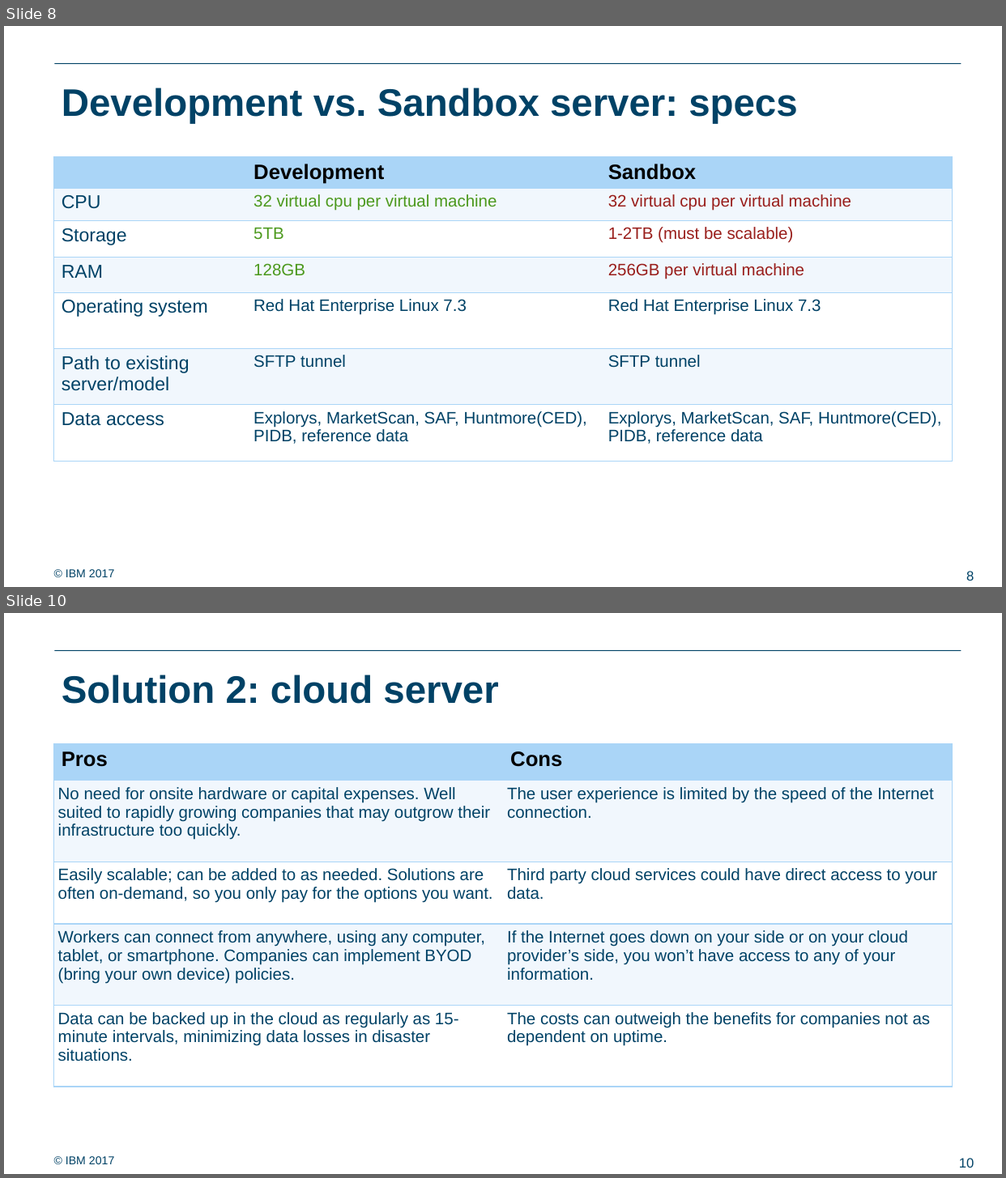
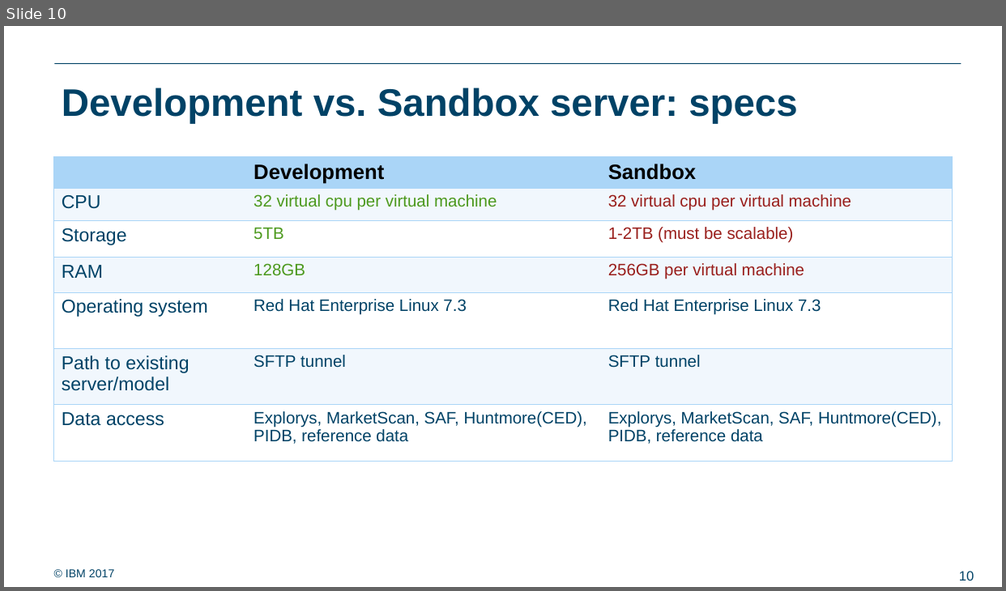
Before and after one commit to ralf0615/Analytics_project_backlog, a slide deck: Analytics_server_setup_v3.pptx. Shown one above the other, each under a label of ours: slides 8 and 10 before the commit, slide 10 after it; the slides between them are not shown. The pictures are 1006x1178 and 1006x591 pixels, drawn with LibreOffice and Linux fonts; fonts in the diff are those of the drawing; background and template pictures are left out. Boxes give left, top, right and bottom in pixels: in the first picture for what was removed or moved away, otherwise in the second. Text is boxed around its words. In the diff, an @@ line names an element or a change of style, - is before the commit and + after.

```diff
--- a/Analytics_server_setup_v3.pptx
+++ b/Analytics_server_setup_v3.pptx
@@ slide 10 removed at [4,613,1002,1174], background #FFFFFF; not listed: 3 template elements that a slide beside it also shows @@
@@ title removed at [62,675,498,704] @@
-Solution 2: cloud server
@@ table removed at [54,744,953,1087], 5 rows, 2 columns @@
-Pros | Cons
-No need for onsite hardware or capital expenses. Well suited to rapidly growing companies that may outgrow their infrastructure too quickly. | The user experience is limited by the speed of the Internet connection.
-Easily scalable; can be added to as needed. Solutions are often on-demand, so you only pay for the options you want. | Third party cloud services could have direct access to your data.
-Workers can connect from anywhere, using any computer, tablet, or smartphone. Companies can implement BYOD (bring your own device) policies. | If the Internet goes down on your side or on your cloud provider’s side, you won’t have access to any of your information.
-Data can be backed up in the cloud as regularly as 15-minute intervals, minimizing data losses in disaster situations. | The costs can outweigh the benefits for companies not as dependent on uptime.
@@ what was slide 8 is now slide 10 @@
@@ page number at [959,571,974,581]: text changed @@
-8
+10
```
Also in this commit, not shown: 6 slides changed, 4 slides added, 4 other slides removed, 3 other files.
